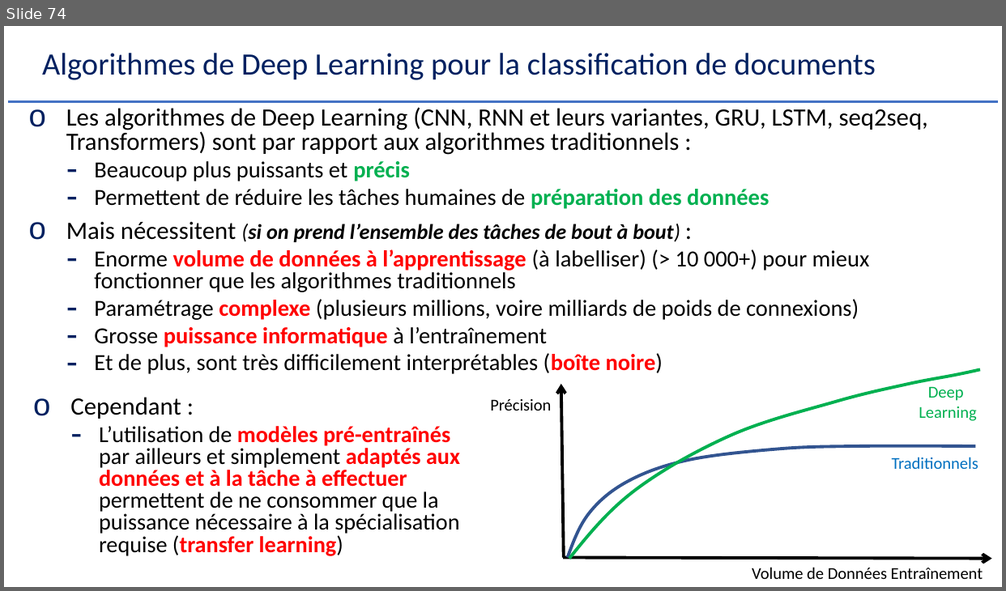
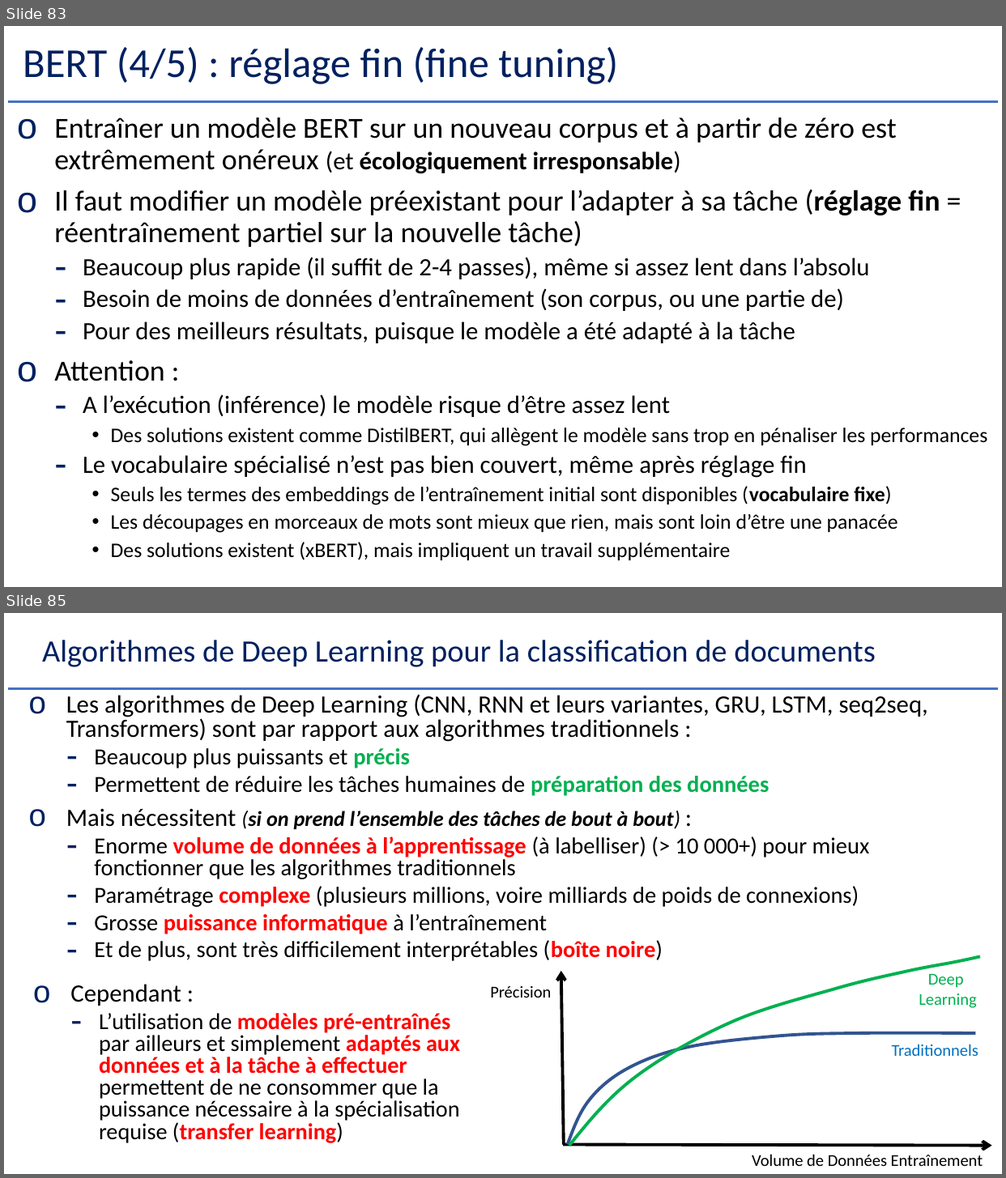
Before and after one commit to Herve-Guerin/cours-NLP-Gustave-Eiffel, a slide deck: Slides/NLP et Analyse Textuelle V2 - 2.pptx. Shown one above the other, each under a label of ours: slide 74 before the commit, slides 83 and 85 after it; the slides between them are not shown. The pictures are 1006x591 and 1006x1178 pixels, drawn with LibreOffice and Linux fonts; fonts in the diff are those of the drawing. Boxes give left, top, right and bottom in pixels: in the first picture for what was removed or moved away, otherwise in the second. Text is boxed around its words. In the diff, an @@ line names an element or a change of style, - is before the commit and + after.

```diff
--- a/Slides/NLP et Analyse Textuelle V2 - 2.pptx
+++ b/Slides/NLP et Analyse Textuelle V2 - 2.pptx
@@ slide 83 added at (4,26,1002,587), background #FFFFFF; not listed: 1 template element that a slide beside it also shows @@
@@ title added at (23,47,618,84), 39.6 pt, text #002060 @@
+BERT (4/5) : réglage fin (fine tuning)
@@ text added at (54,118,987,561), 24 pt, text #000000 @@
+o Entraîner un modèle BERT sur un nouveau corpus et à partir de zéro est extrêmement onéreux (et écologiquement irresponsable)
+o Il faut modifier un modèle préexistant pour l’adapter à sa tâche (réglage fin = réentraînement partiel sur la nouvelle tâche)
+  – Beaucoup plus rapide (il suffit de 2-4 passes), même si assez lent dans l’absolu
+  – Besoin de moins de données d’entraînement (son corpus, ou une partie de)
+  – Pour des meilleurs résultats, puisque le modèle a été adapté à la tâche
+o Attention :
+  – A l’exécution (inférence) le modèle risque d’être assez lent
+    • Des solutions existent comme DistilBERT, qui allègent le modèle sans trop en pénaliser les performances
+  – Le vocabulaire spécialisé n’est pas bien couvert, même après réglage fin
+    • Seuls les termes des embeddings de l’entraînement initial sont disponibles (vocabulaire fixe)
+    • Les découpages en morceaux de mots sont mieux que rien, mais sont loin d’être une panacée
+    • Des solutions existent (xBERT), mais impliquent un travail supplémentaire
@@ what was slide 74 is now slide 85 @@
```
Also in this commit, not shown: 15 slides changed, 10 other slides added.
